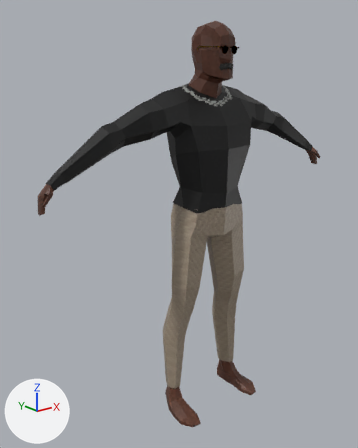
What one commit did to the glTF model Assets/Models/Player/guy.glb.
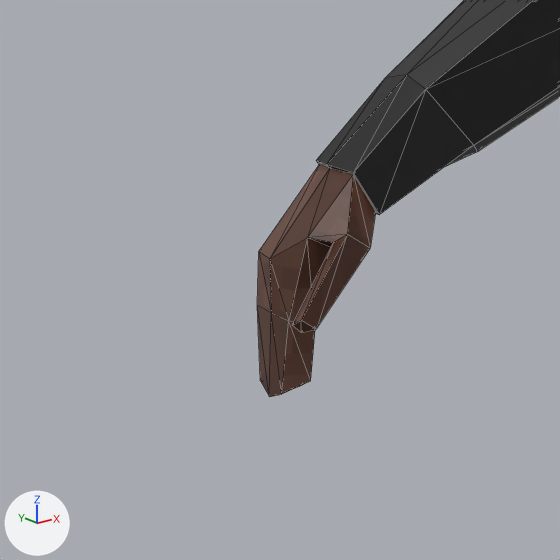
The first picture shows the older version from a 50 mm camera at (-2.88, -3.26, 3.14) aimed at (-0.2, 0.09, 1.8). The close-ups show both versions on the part from 1% to 22% of the width and 36% to 53% of the height of that picture; other places that the commit changed are outside them. The axes (+X, +Y, +Z) are drawn at lower left. The lights are the same throughout. The close-ups show mesh edges as thin lines. Vertices at the same position are counted once.

In view in the first close-up: 'Guy', 'Shirt'.
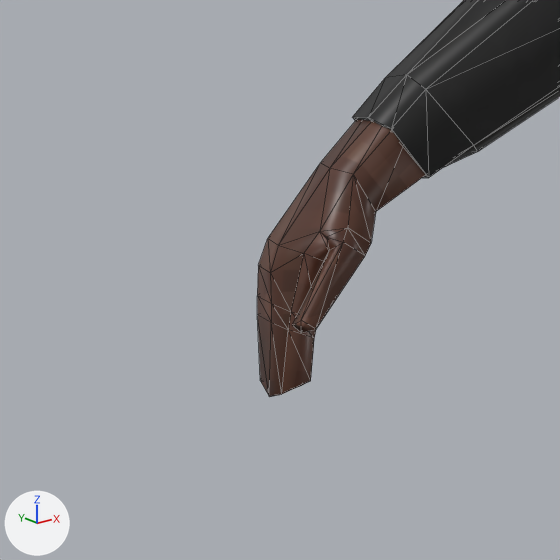
Pixel boxes (x1, y1, x2, y2) of what changed, in the close-ups (560 x 560 px; the box of a moved part takes in the faces that stretch with it):
'Shirt', reshaped: before (316, 0, 560, 215); after (353, 0, 560, 178)
'Guy', reshaped: before (257, 163, 376, 397); after (257, 120, 425, 397)
part 1 of me_circle_008, built on: (257, 163, 376, 397) in both
part 2 of me_circle_008, surface changed: (293, 321, 315, 386) in both
part 4 of me_circle_005, moved or reshaped: before (316, 75, 478, 215); after (353, 75, 478, 178)

Edits to the bpy script that builds the scene:
```text
Change me_circle_008:
    used by ob_guy; location = (0.0, 0.0, 0.0)
    remove me_circle_008.from_pydata(...)  # 450 vertices, 860 faces; spans x -1.56..1.56, y -0.41..0.23, z 0.0..3.5
    add me_circle_008.from_pydata(...)  # 469 vertices, 932 faces; spans x -1.56..1.56, y -0.41..0.23, z 0.0..3.5
    me_circle_008 part 1: 6 vertices moved from x -1.55..-1.47, y -0.1..0.01, z 2.22..2.31 to x -1.55..-1.47, y -0.1..0.0, z 2.21..2.31; 8 vertices removed from x -1.54..-1.49, y -0.09..0.01, z 2.22..2.31; 26 vertices added at x -1.55..-1.48, y -0.1..0.01, z 2.21..2.32
    me_circle_008 part 2: 36 kept faces spanning x -1.56..1.56, y -0.39..0.08, z 0.0..2.36 get new texture (UV) coordinates
    me_circle_008 part 3: the surface is now shaded smooth
Change me_circle_005:
    used by ob_shirt; location = (0.0, 0.0, 0.0)
    remove me_circle_005.from_pydata(...)  # 284 vertices, 576 faces; spans x -1.47..1.47, y -0.31..0.23, z 1.98..3.02
    add me_circle_005.from_pydata(...)  # 284 vertices, 576 faces; spans x -1.43..1.43, y -0.31..0.23, z 1.98..3.02
    me_circle_005 part 4: 12 of 284 vertices moved; they spanned x -1.47..-1.44, y -0.06..0.02, z 2.32..2.36 and now span x -1.43..-1.38, y -0.06..0.03, z 2.34..2.4; mean shift (0.05, 0.01, 0.03); largest move (-1.44, -0.02, 2.32) -> (-1.38, -0.02, 2.34)
```
